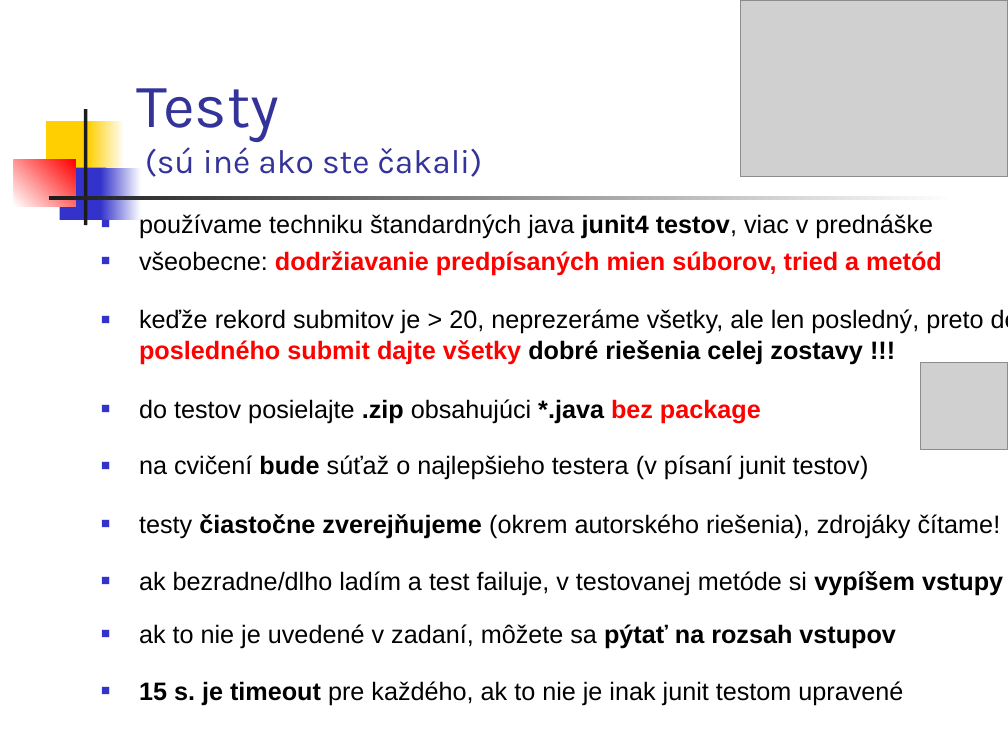
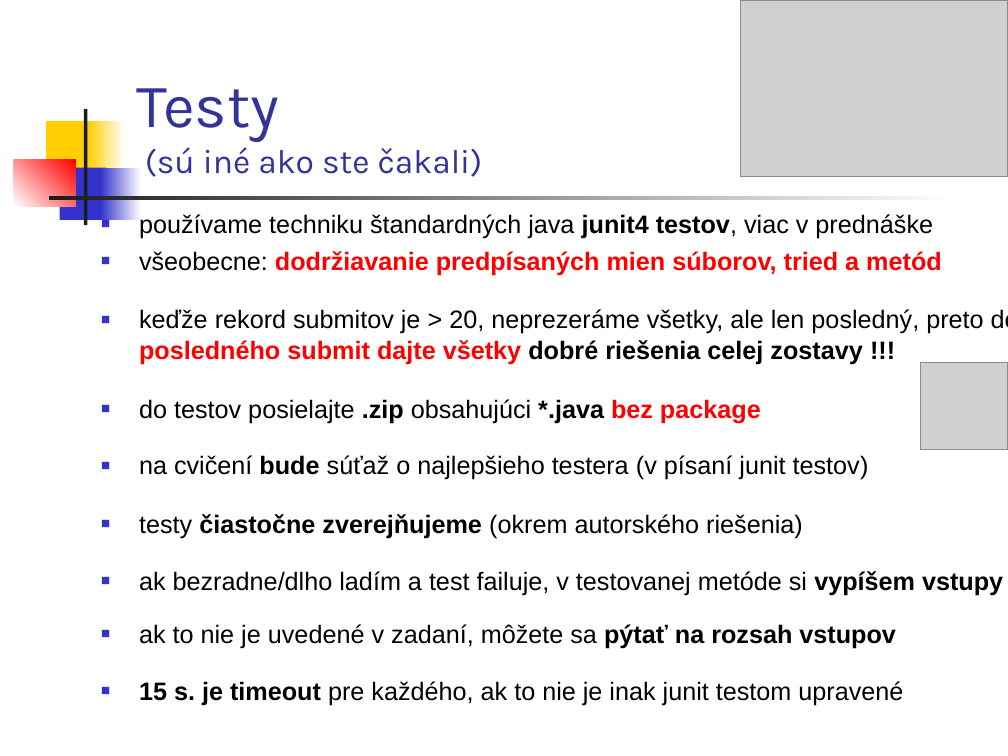
Before and after one commit to Programovanie4/Prednasky, a slide deck: slide 11 of 02/02_java.ppt (slide 7 before the commit). Drawn at 1008x756 pixels with LibreOffice and Linux fonts; fonts in the diff are those of the drawing; grey boxes stand for pictures. Boxes give left, top, right and bottom in pixels: in the first picture for what was removed or moved away, otherwise in the second. Text is boxed around its words. In the diff, an @@ line names an element or a change of style, - is before the commit and + after.

```diff
--- a/02/02_java.ppt
+++ b/02/02_java.ppt
@@ text at (x1=139, y1=514, x2=803, y2=539): text changed @@
-■ testy čiastočne zverejňujeme (okrem autorského riešenia), zdrojáky čítame!
+■ testy čiastočne zverejňujeme (okrem autorského riešenia)
```
Also in this commit, not shown: 5 other slides changed, 4 slides added, 1 slide removed, 1 other file.
